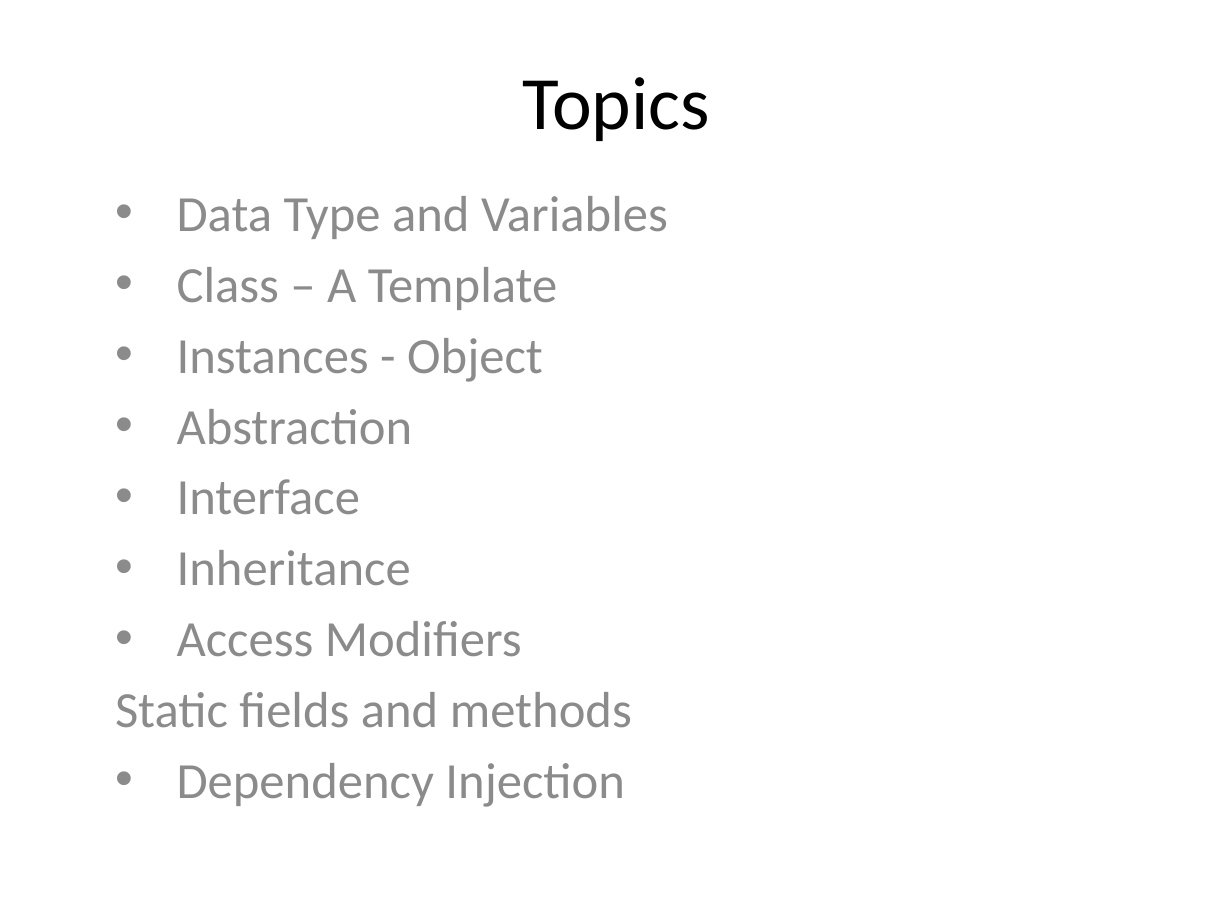
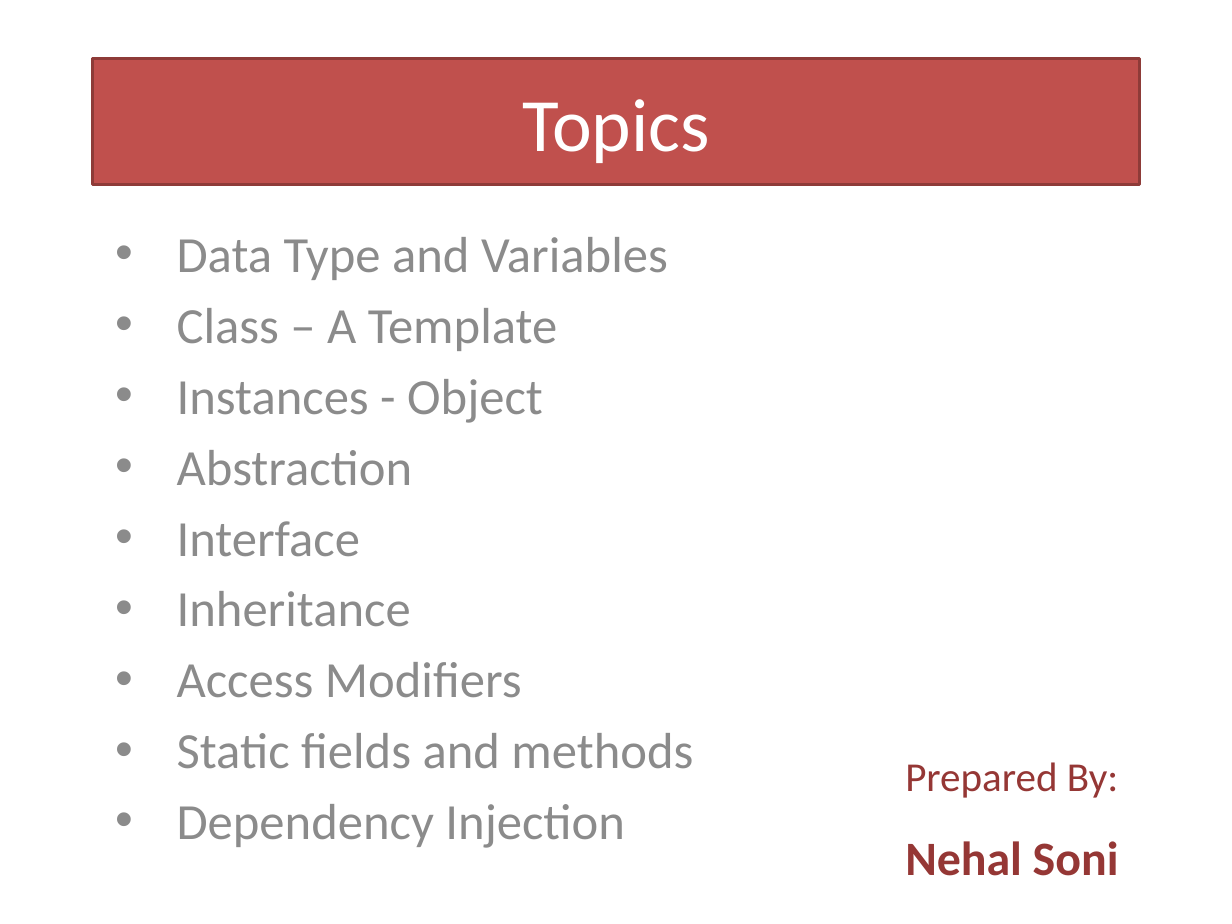
Before and after one commit to nehalsoni23/TypeScript-Training, a slide deck: slide 1 of Object Oriented Programming Training.pptx. Drawn at 1232x924 pixels with LibreOffice and Linux fonts; fonts in the diff are those of the drawing. Boxes give left, top, right and bottom in pixels: in the first picture for what was removed or moved away, otherwise in the second. Text is boxed around its words. In the diff, an @@ line names an element or a change of style, - is before the commit and + after.

```diff
--- a/Object Oriented Programming Training.pptx
+++ b/Object Oriented Programming Training.pptx
@@ title "Topics": place and size @@
-title "Topics" at <box>522,77,710,141</box>
+title "Topics" at <box>92,59,1140,185</box>
@@ title "Topics" at <box>92,59,1140,185</box>: text colour #000000 to #FFFFFF; fill none to #C0504D; outline none to #8E3B39 2 pt @@
@@ subtitle "Data Type and Variables": place and size @@
-subtitle "Data Type and Variables" at <box>115,196,668,807</box>
+subtitle "Data Type and Variables" at <box>177,237,693,848</box>
@@ subtitle at <box>177,733,693,769</box>: bullet none to • @@
@@ text added at <box>905,762,1119,876</box>, 24 pt, text #953735 @@
+Prepared By:
+Nehal Soni
```
Also in this commit, not shown: 14 other slides changed, 4 slides added, 3 other files.
